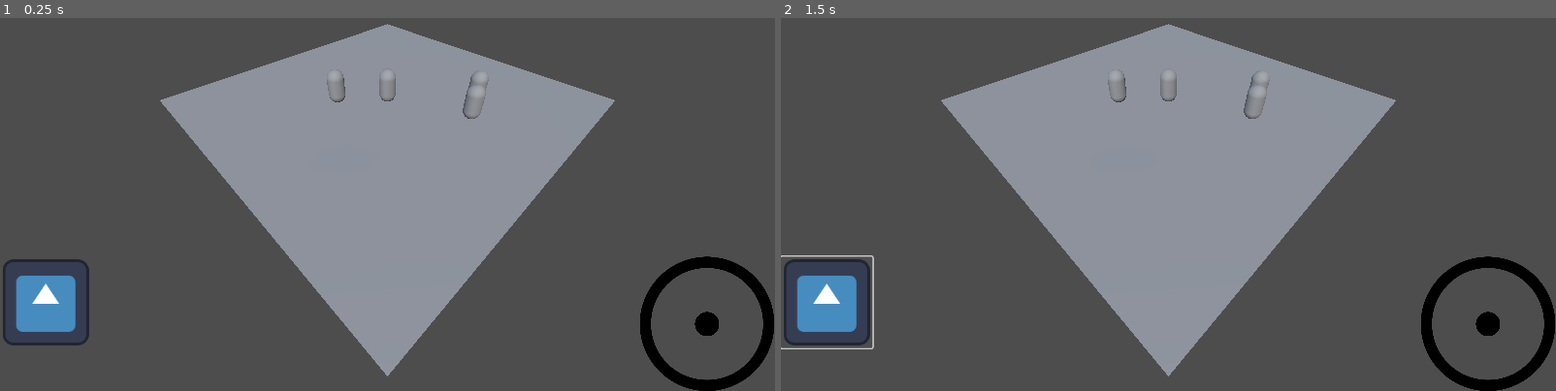
Above: before the commit, frames 1-2 (left to right).
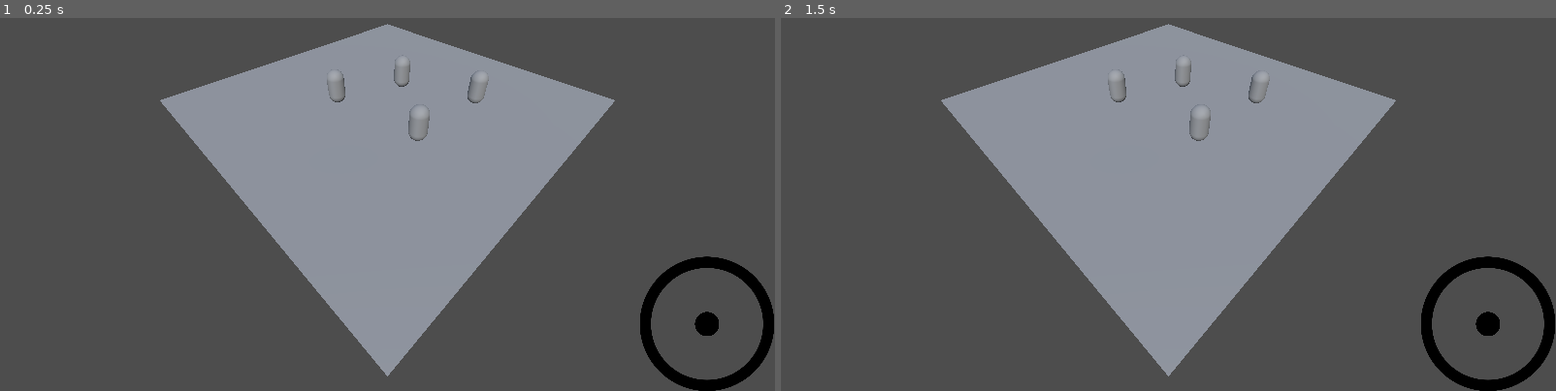
Above: after the commit, the same moments.

Repository: bigCodeArthur/mecha-adventure-rpg
Game: Godot game, scene res://managers/battle_manager.tscn
The game is run twice, just before and just after one commit, with the same random seed, the same clock (stepped at 60 frames per second) and the same inputs. The engine's default icon, where the game draws it, is replaced by a stand-in: a white triangle on a blue panel in a dark square. A sky picture missing from this copy of the repository is replaced by a grey-blue gradient.
Inputs (mouse positions are in pixels of both pictures, inside the frame that each line leads up to):
- Up to frame 1 (0.25 s): no input
- Up to frame 2 (1.5 s): tap Enter (ui_accept) at 0.5, 0.77 s; move the mouse to (1486, 323) at 0.52 s; click (1486, 323) at 0.67 s; click (827, 301) at 1.27 s

The runs differ from the first frame. In frame 1, 1.8% of the frame differs, in the area x 0-63%, y 11-88%; in frame 2, 1.9%, in the area x 0-63%, y 11-89%.
Error in both runs: Cannot call method 'get_child' on a null value. (res://zones/player.gd:5)

Commit message:
small refactor, moved the battlemanager into a manager folder

Diff:
--- a/managers/battle_manager.gd
+++ b/managers/battle_manager.gd
@@ -3,7 +3,7 @@
 var allCharacters: Array[Node]
 var unlockedPlayers: int = 0
 
-@onready var teams: Node3D = $Teams
+@onready var teams: Node3D = $TeamManager
 @onready var ui: Control = $UI
 
 
@@ -27,7 +27,7 @@
 func _physics_process(_delta: float) -> void:
 	unlockedPlayers = 0
 	for character in allCharacters:
-		if character.actionLock > 0:
+		if  character.actionLock > 0:
 			character.actionLock -= 1
 		else:
 			unlockedPlayers += 1
--- a/managers/battle_manager.tscn
+++ b/managers/battle_manager.tscn
@@ -18,22 +18,23 @@
 
 [node name="Player" parent="." instance=ExtResource("3_6o8l0")]
 
-[node name="Teams" type="Node3D" parent="."]
+[node name="TeamManager" type="Node3D" parent="."]
 
-[node name="Team1" type="Node3D" parent="Teams"]
+[node name="Team1" type="Node3D" parent="TeamManager"]
 
-[node name="testCharacter" parent="Teams/Team1" instance=ExtResource("4_yld5r")]
+[node name="testCharacter" parent="TeamManager/Team1" instance=ExtResource("4_yld5r")]
+transform = Transform3D(1, 0, 0, 0, 1, 0, 0, 0, 1, 0.46667075, -4.7683716e-07, -0.92762995)
 abilities = Array[ExtResource("5_oduoj")]([ExtResource("7_yld5r"), ExtResource("6_yld5r"), ExtResource("8_06wj7"), ExtResource("7_yld5r")])
 
-[node name="testCharacter2" parent="Teams/Team1" instance=ExtResource("4_yld5r")]
+[node name="testCharacter2" parent="TeamManager/Team1" instance=ExtResource("4_yld5r")]
 transform = Transform3D(1, 0, 0, 0, 1, 0, 0, 0, 1, -1.5213736, 0, 0.0377388)
 abilities = Array[ExtResource("5_oduoj")]([ExtResource("6_yld5r"), ExtResource("7_yld5r")])
 
-[node name="testCharacter3" parent="Teams/Team1" instance=ExtResource("4_yld5r")]
-transform = Transform3D(1, 0, 0, 0, 1, 0, 0, 0, 1, 2.3738518, -7.1525574e-07, 0.93831015)
+[node name="testCharacter3" parent="TeamManager/Team1" instance=ExtResource("4_yld5r")]
+transform = Transform3D(1, 0, 0, 0, 1, 0, 0, 0, 1, 0.7815168, -7.1525574e-07, 1.9201792)
 abilities = Array[ExtResource("5_oduoj")]([ExtResource("6_yld5r")])
 
-[node name="testCharacter4" parent="Teams/Team1" instance=ExtResource("4_yld5r")]
+[node name="testCharacter4" parent="TeamManager/Team1" instance=ExtResource("4_yld5r")]
 transform = Transform3D(1, 0, 0, 0, 1, 0, 0, 0, 1, 2.6625896, 0, 0.1006732)
 abilities = Array[ExtResource("5_oduoj")]([ExtResource("6_yld5r"), ExtResource("8_06wj7")])
 
--- a/managers/player.gd
+++ b/managers/player.gd
@@ -1,7 +1,7 @@
 extends Node3D
 
 var selectedCharacter: Node3D
-@onready var player_team: Node3D = $"../Teams".get_child(0)
+@onready var player_team: Node3D = $"../TeamManager".get_child(0)
 @onready var ui: Control = $"../UI"
 @onready var battle_zone: Node3D = $".."
 @onready var cam: Camera3D = $Camera3D
--- a/ui/abilities_menu.tscn
+++ b/ui/abilities_menu.tscn
@@ -1,8 +1,6 @@
-[gd_scene load_steps=4 format=3 uid="uid://b05msrpckl12t"]
+[gd_scene load_steps=2 format=3 uid="uid://b05msrpckl12t"]
 
 [ext_resource type="Script" uid="uid://buoxuwyuvd8dj" path="res://ui/scripts/abilities_menu.gd" id="1_d5nv5"]
-[ext_resource type="Script" uid="uid://bf0171xrtjenr" path="res://ui/scripts/ability_button.gd" id="2_d5nv5"]
-[ext_resource type="Texture2D" uid="uid://w2076j4mkane" path="res://icon.svg" id="2_dc1tq"]
 
 [node name="AbilitiesMenu" type="ScrollContainer"]
 clip_contents = false
@@ -20,9 +18,3 @@
 [node name="FlowContainer" type="HFlowContainer" parent="."]
 layout_mode = 2
 size_flags_horizontal = 3
-
-[node name="placeholder" type="Button" parent="FlowContainer"]
-layout_mode = 2
-icon = ExtResource("2_dc1tq")
-script = ExtResource("2_d5nv5")
-metadata/_custom_type_script = "uid://bf0171xrtjenr"
--- a/ui/scripts/abilities_menu.gd
+++ b/ui/scripts/abilities_menu.gd
@@ -2,7 +2,8 @@
 
 class_name AbilitiesMenu extends ScrollContainer
 
-const button = preload("uid://bf0171xrtjenr")
+const BUTTON = preload("uid://bf0171xrtjenr")
+
 @onready var abilities: HFlowContainer = $FlowContainer
 
 signal abilityChanged(ability: Ability_resource)
@@ -20,13 +21,7 @@
 		return
 
 	for ability in character.abilities:
-		var newButton = button.new()
-		newButton.icon = ability.Icon
-		newButton.ability = ability
-		newButton.text = ability.Name
-
-		print(newButton.ability.Name)
-		abilities.add_child(newButton)
+		abilities.add_child(BUTTON.new(ability))
 
 
 func changeAbility(ability: Ability_resource) -> void:
--- a/ui/scripts/ability_button.gd
+++ b/ui/scripts/ability_button.gd
@@ -5,6 +5,10 @@
 @onready var menu = get_owner()
 
 
-func _init() -> void:
+func _init(abilityInput : Ability_resource) -> void:
 	flat = true
 	icon_alignment = HORIZONTAL_ALIGNMENT_CENTER
+
+	ability = abilityInput
+	icon = abilityInput.Icon
+	text = abilityInput.Name
